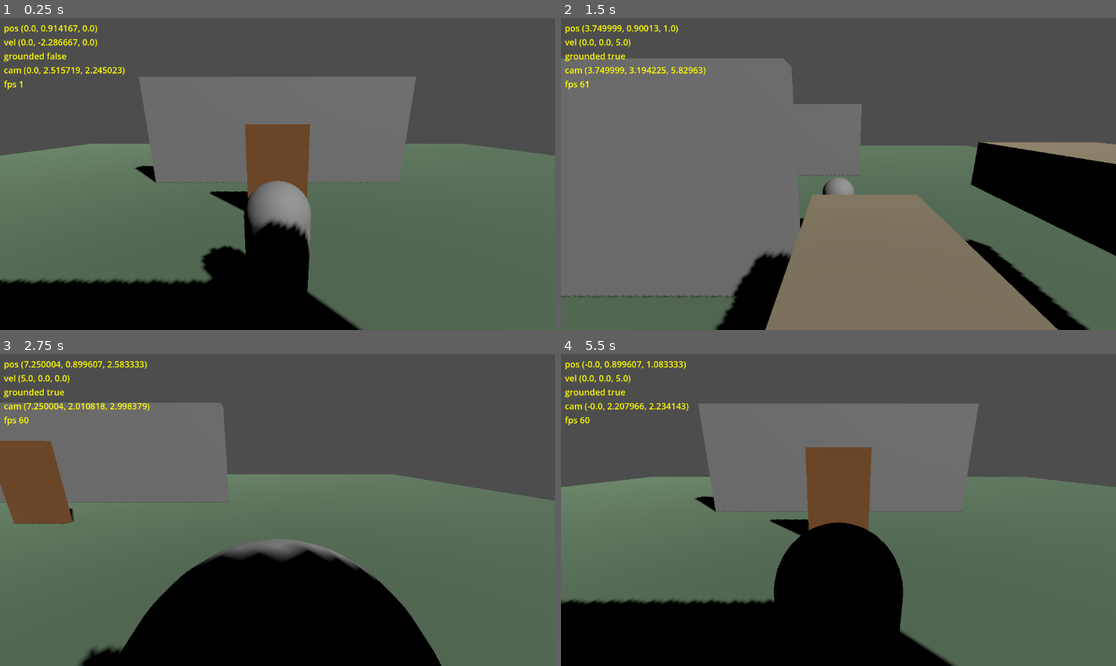
Above: before the commit, frames 1-4 (two rows, left to right).
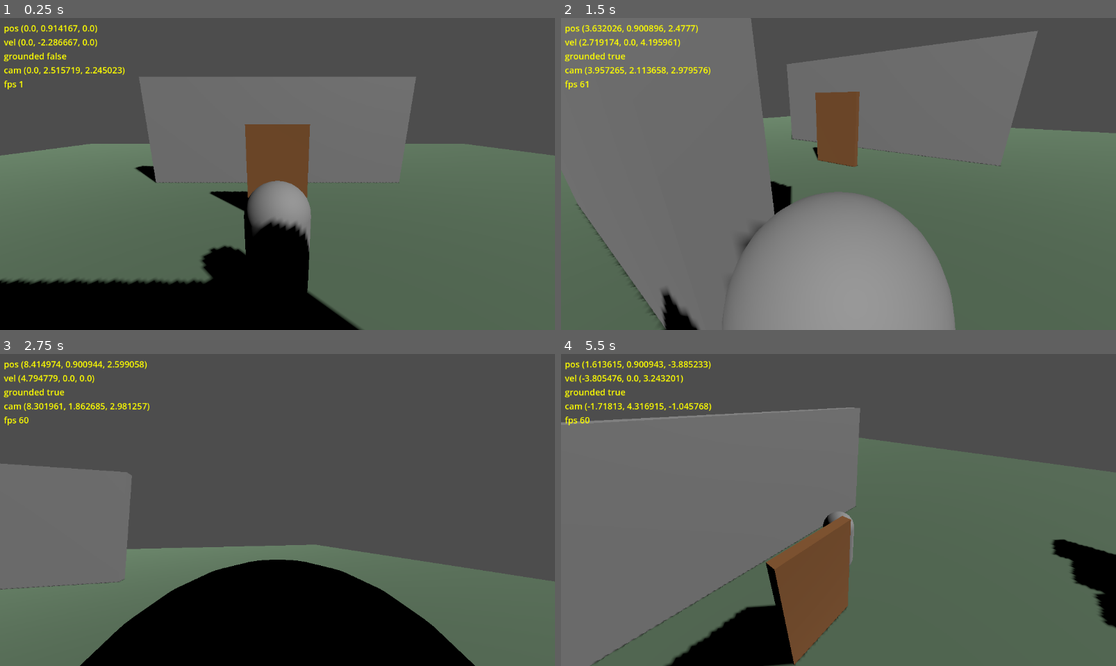
Above: after the commit, the same moments.

Repository: ys1382/zij
Game: Godot game, scene res://scenes/main.tscn
The game is run twice, just before and just after one commit, with the same random seed, the same clock (stepped at 60 frames per second) and the same inputs.
Inputs (mouse positions are in pixels of both pictures, inside the frame that each line leads up to):
- Up to frame 1 (0.25 s): no input
- Up to frame 2 (1.5 s): move the mouse to (960, 158) at 0.52 s; hold D (move_right) 0.53-1.28 s; move the mouse to (727, 189) at 1.27 s; hold S (move_back) from 1.28 s (still down)
- Up to frame 3 (2.75 s): move the mouse to (333, 441) at 2.02 s; release S (move_back) at 2.03 s; hold D (move_right) from 2.03 s (still down)
- Up to frame 4 (5.5 s): move the mouse to (810, 572) at 2.77 s; release D (move_right) at 2.78 s; hold W (move_forward) 2.78-3.53 s; move the mouse to (1005, 556) at 3.52 s; hold A (move_left) 3.53-5.03 s; tap Escape (ui_cancel) at 4.15 s; move the mouse to (672, 463) at 4.27 s; move the mouse to (866, 510) at 5.02 s; hold S (move_back) from 5.03 s (still down)

The runs differ from the first frame. In frame 2, 46% of the frame differs, in the area x 0-100%, y 0-100%; in frame 3, 33%; in frame 4, 33%.

Commit message:
Add manual-play controls: mouse-look + camera-relative movement
SpringArm3D yaw/pitch driven by mouse (captured cursor, Esc toggles).
Movement is camera-relative in manual play; test harness still uses
world-axis input (gated by test_mode), so all 20 checks remain green.

Co-Authored-By: Claude Opus 4.8 <noreply@anthropic.com>

Diff:
--- a/actors/player.gd
+++ b/actors/player.gd
@@ -4,6 +4,14 @@
 var test_input: Vector2 = Vector2.ZERO   # set by the test harness
 
 @export var speed: float = 5.0
+@export var mouse_sensitivity: float = 0.0025
+@export var min_pitch_deg: float = -70.0
+@export var max_pitch_deg: float = 30.0
+
+@onready var spring: SpringArm3D = $SpringArm3D
+
+var _yaw: float = 0.0
+var _pitch: float = deg_to_rad(-15.0)   # camera looks slightly down by default
 
 func _ready() -> void:
 	add_to_group("player")
@@ -13,6 +21,28 @@
 	floor_snap_length = 0.6
 	floor_max_angle = deg_to_rad(50.0)
 	floor_constant_speed = true
+	if not test_mode:
+		# Manual play: capture the mouse for free-look.
+		Input.mouse_mode = Input.MOUSE_MODE_CAPTURED
+		_apply_camera_rotation()
+
+func _unhandled_input(event: InputEvent) -> void:
+	if test_mode:
+		return
+	if event is InputEventMouseMotion and Input.mouse_mode == Input.MOUSE_MODE_CAPTURED:
+		_yaw -= event.relative.x * mouse_sensitivity
+		_pitch = clampf(_pitch - event.relative.y * mouse_sensitivity,
+			deg_to_rad(min_pitch_deg), deg_to_rad(max_pitch_deg))
+		_apply_camera_rotation()
+	elif event.is_action_pressed("ui_cancel"):
+		# Toggle the cursor free/captured so you can click away or quit.
+		Input.mouse_mode = (Input.MOUSE_MODE_VISIBLE
+			if Input.mouse_mode == Input.MOUSE_MODE_CAPTURED
+			else Input.MOUSE_MODE_CAPTURED)
+
+func _apply_camera_rotation() -> void:
+	# Yaw + pitch live on the SpringArm so its collision raycast still works.
+	spring.rotation = Vector3(_pitch, _yaw, 0.0)
 
 func get_move_input() -> Vector2:
 	if test_mode:
@@ -24,8 +54,20 @@
 		velocity += get_gravity() * delta
 
 	var input := get_move_input()
-	# Map 2D input to world XZ: x = strafe, y = forward/back (-y is forward).
-	var dir := Vector3(input.x, 0.0, input.y)
+	var dir: Vector3
+	if test_mode:
+		# Tests drive world-axis input: x = strafe, y = forward/back (-y forward).
+		dir = Vector3(input.x, 0.0, input.y)
+	else:
+		# Manual play: move relative to where the camera is looking (yaw only).
+		var basis := spring.global_transform.basis
+		var forward := -basis.z
+		forward.y = 0.0
+		forward = forward.normalized()
+		var right := basis.x
+		right.y = 0.0
+		right = right.normalized()
+		dir = right * input.x + forward * (-input.y)
 	if dir.length() > 1.0:
 		dir = dir.normalized()
 	velocity.x = dir.x * speed
